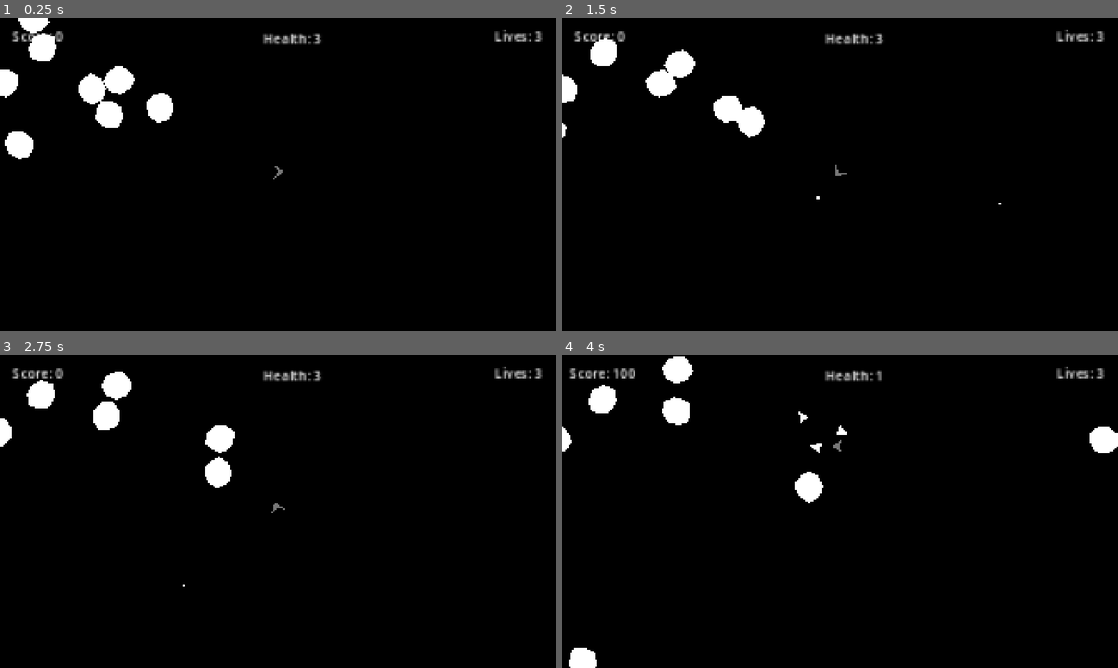
Above: before the commit, frames 1-4 (two rows, left to right).
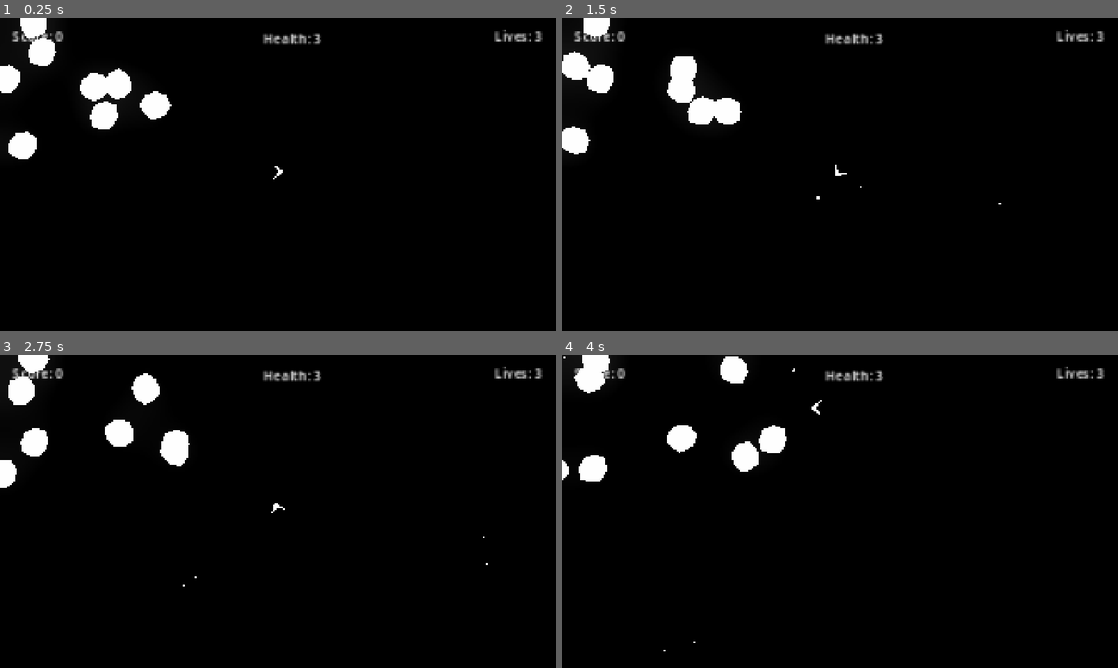
Above: after the commit, the same moments.

Repository: Sunny-Days-Ahead/asteroids
Game: Godot game, scene res://main.tscn
Two runs of this game, one before a commit and one after it. Both use one fixed random seed, a clock stepped at 60 frames per second and the inputs below.
Inputs:
- Up to frame 1 (0.25 s): no input
- Up to frame 2 (1.5 s): hold Right (right) 0.53-1.28 s; tap Space (shoot) at 0.6, 1.35 s; hold S (down) from 1.28 s (still down)
- Up to frame 3 (2.75 s): release S (down) at 2.03 s; hold Right (right) from 2.03 s (still down); tap Space (shoot) at 2.1 s
- Up to frame 4 (4 s): release Right (right) at 2.78 s; hold W (up) 2.78-3.53 s; tap Space (shoot) at 2.85, 3.6 s; hold A (left) from 3.53 s (still down)

The runs differ from the first frame. In frame 1, 1.0% of the frame differs, in the area x 0-51%, y 0-52%; in frame 2, 3.3%; in frame 3, 4.1%; in frame 4, 4.9%, in the area x 0-100%, y 0-100%.

Commit message:
particles babey

Diff:
--- a/actors/big_asteroid/big_asteroid.gd
+++ b/actors/big_asteroid/big_asteroid.gd
@@ -6,6 +6,7 @@
 var heading : Vector2
 var screen_size : Vector2
 
+@onready var explosion = $Explosion
 @export var small_asteroid : PackedScene
 
 signal score_100
@@ -22,7 +23,7 @@
 	global_position = Vector2 (randx, randy)
 
 	speed = randi_range(-100, 100)
-	rotation_speed = randi_range(-10,10)
+	rotation_speed = randi_range(-3,3)
 	screen_size = get_viewport_rect().size
 	angle = randi_range(0, 360)
 	heading = Vector2.from_angle(deg_to_rad(angle))
@@ -40,14 +41,13 @@
 		position.x = 2020
 	if position.y < -100:
 		position.y = 1180
-	#position.x = wrapf(position.x, 0, screen_size.x)
-	#position.y = wrapf(position.y, 0, screen_size.y)
-	move_and_collide(heading)
 
 
 func _on_area_2d_area_shape_entered(area_rid: RID, area: Area2D, area_shape_index: int, local_shape_index: int) -> void:
 	score_100.emit(self) ##Return the name of the node with the signal
 
+	#Trigger the one-shot emission so they naturally decay
+
 
 func _on_score_50():
 	score_50.emit()
--- a/actors/big_asteroid/big_asteroid.tscn
+++ b/actors/big_asteroid/big_asteroid.tscn
@@ -2,6 +2,7 @@
 
 [ext_resource type="Script" uid="uid://cflrad77f8ab8" path="res://actors/big_asteroid/big_asteroid.gd" id="1_g6hak"]
 [ext_resource type="PackedScene" uid="uid://dpyccb5hlri6e" path="res://actors/small_asteroid/small_asteroid.tscn" id="2_77n77"]
+[ext_resource type="Script" uid="uid://dvj5v772u8nce" path="res://actors/big_asteroid/explosion.gd" id="3_3t2ay"]
 
 [sub_resource type="CircleShape2D" id="CircleShape2D_yf5fn"]
 radius = 17.029387
@@ -25,4 +26,20 @@
 [node name="CollisionShape2D" type="CollisionShape2D" parent="." unique_id=344633587]
 shape = SubResource("CircleShape2D_yf5fn")
 
+[node name="Explosion" type="CPUParticles2D" parent="." unique_id=1771233652]
+visible = false
+amount = 50
+lifetime = 3.0
+preprocess = 0.96
+explosiveness = 1.0
+randomness = 1.0
+spread = 180.0
+gravity = Vector2(0, 0)
+initial_velocity_min = 56.28
+initial_velocity_max = 56.28
+script = ExtResource("3_3t2ay")
+
+[node name="ExpiryCountdown" type="Timer" parent="Explosion" unique_id=187068374]
+
 [connection signal="area_shape_entered" from="Area2D" to="." method="_on_area_2d_area_shape_entered"]
+[connection signal="timeout" from="Explosion/ExpiryCountdown" to="Explosion" method="_on_expiry_countdown_timeout"]
--- /dev/null
+++ b/actors/big_asteroid/explosion.gd
@@ -0,0 +1,6 @@
+extends CPUParticles2D
+
+
+
+func _on_expiry_countdown_timeout() -> void:
+	queue_free()
--- /dev/null
+++ b/actors/laser/cpu_particles_2d.gd
@@ -0,0 +1,8 @@
+extends CPUParticles2D
+
+
+
+
+func _on_expiry_countdown_timeout() -> void:
+	print("test")
+	queue_free()
--- a/actors/laser/laser.gd
+++ b/actors/laser/laser.gd
@@ -4,6 +4,9 @@
 var speed = 600
 var velocity = 0.0
 var ship_velocity : Vector2 = Vector2.ZERO
+
+
+@onready var particles = $CPUParticles2D
 
 # Called when the node enters the scene tree for the first time.
 func _ready() -> void:
@@ -28,7 +31,17 @@
 	if position.y < -100:
 		position.y = 1180
 	await get_tree().create_timer(1.2).timeout
+	#Take particles out of the current node tree
+	$CPUParticles2D/ExpiryCountdown.start()
+	remove_child(particles)
+	get_tree().get_root().add_child(particles)
+	#Trigger the one-shot emission so they naturally decay
+	particles.emitting = true
 	queue_free()
-
 func _on_area_entered(area: Area2D) -> void:
+	$CPUParticles2D/ExpiryCountdown.start()
+	remove_child(particles)
+	get_tree().get_root().add_child(particles)
+	#Trigger the one-shot emission so they naturally decay
+	particles.emitting = true
 	queue_free()
--- a/actors/laser/laser.tscn
+++ b/actors/laser/laser.tscn
@@ -1,6 +1,7 @@
 [gd_scene format=3 uid="uid://bsoxke8p2ao05"]
 
 [ext_resource type="Script" uid="uid://bvoyojdcwdly7" path="res://actors/laser/laser.gd" id="1_gj7jk"]
+[ext_resource type="Script" uid="uid://d1k0dmxcl64je" path="res://actors/laser/cpu_particles_2d.gd" id="2_wxu1n"]
 
 [sub_resource type="CapsuleShape2D" id="CapsuleShape2D_g4v7s"]
 radius = 2.0
@@ -17,4 +18,23 @@
 [node name="CollisionShape2D" type="CollisionShape2D" parent="." unique_id=878724709]
 shape = SubResource("CapsuleShape2D_g4v7s")
 
+[node name="CPUParticles2D" type="CPUParticles2D" parent="." unique_id=458754949]
+amount = 30
+emission_shape = 4
+emission_points = PackedVector2Array(0, 0, 0, 0)
+emission_colors = PackedColorArray()
+direction = Vector2(0, 0)
+spread = 180.0
+gravity = Vector2(0, 0)
+initial_velocity_min = 14.85
+initial_velocity_max = 14.85
+angular_velocity_min = -720.0
+angular_velocity_max = 720.0
+script = ExtResource("2_wxu1n")
+
+[node name="ExpiryCountdown" type="Timer" parent="CPUParticles2D" unique_id=919230630]
+wait_time = 3.0
+one_shot = true
+
 [connection signal="area_entered" from="." to="." method="_on_area_entered"]
+[connection signal="timeout" from="CPUParticles2D/ExpiryCountdown" to="CPUParticles2D" method="_on_expiry_countdown_timeout"]
--- a/actors/player/player_ship.tscn
+++ b/actors/player/player_ship.tscn
@@ -17,7 +17,6 @@
 [node name="Polygon2D" type="Polygon2D" parent="." unique_id=1106505721]
 position = Vector2(-0.52668023, 2.511403e-07)
 scale = Vector2(0.57891786, 0.56553453)
-color = Color(0.46423507, 0.46423507, 0.46423507, 1)
 polygon = PackedVector2Array(6.583491, 2.5114028e-07, -2.1067183, -6.188482, 1.5920889, 0, -2.0469723, 6.28624)
 
 [node name="CollisionPolygon2D" type="CollisionPolygon2D" parent="." unique_id=1102551295]
--- a/actors/small_asteroid/small_asteroid.gd
+++ b/actors/small_asteroid/small_asteroid.gd
@@ -18,7 +18,7 @@
 	global_position = Vector2 (randx, randy)
 
 	speed = randi_range(-100, 100)
-	rotation_speed = randi_range(-10,10)
+	rotation_speed = randi_range(-3,3)
 	screen_size = get_viewport_rect().size
 	angle = randi_range(0, 360)
 	heading = Vector2.from_angle(deg_to_rad(angle))
--- /dev/null
+++ b/explosion.gd
@@ -0,0 +1,7 @@
+extends CPUParticles2D
+
+func _process(delta: float) -> void:
+	self.emitting = true
+
+func _on_finished() -> void:
+	queue_free()
--- /dev/null
+++ b/explosion.tscn
@@ -0,0 +1,23 @@
+[gd_scene format=3 uid="uid://chh44ag52abyq"]
+
+[ext_resource type="Script" uid="uid://cto85sqqwfco3" path="res://explosion.gd" id="1_q7epf"]
+
+[node name="explosion" type="CPUParticles2D" unique_id=414958821]
+emitting = false
+amount = 50
+lifetime = 3.0
+one_shot = true
+explosiveness = 1.0
+randomness = 1.0
+emission_shape = 1
+emission_sphere_radius = 1.0
+direction = Vector2(0, 0)
+spread = 180.0
+gravity = Vector2(0, 0)
+initial_velocity_min = 316.02
+initial_velocity_max = 316.02
+script = ExtResource("1_q7epf")
+
+[node name="Timer" type="Timer" parent="." unique_id=1691589743]
+
+[connection signal="finished" from="." to="." method="_on_finished"]
--- a/main.gd
+++ b/main.gd
@@ -3,6 +3,7 @@
 var player_score
 var big_asteroid = preload("res://actors/big_asteroid/big_asteroid.tscn")
 var small_asteroid = preload("res://actors/small_asteroid/small_asteroid.tscn")
+var explosion = preload("res:///explosion.tscn")
 
 @export var asteroid_container : Node
 
@@ -20,6 +21,10 @@
 	if player_health == 0 :
 		var length = get_viewport().size.y
 		var width = get_viewport().size.x
+		var explosion_instance = explosion.instantiate()
+		asteroid_container.add_child(explosion_instance)
+		explosion_instance.global_position = $PlayerShip.global_position
+		await get_tree().process_frame
 		player_lives -= 1
 		$HUD/Control/MarginContainer/PlayerLives.text = "Lives: " + str(player_lives)
 		player_health = 3
@@ -31,6 +36,9 @@
 
 func _on_score_100(hit_asteroid) -> void:
 	player_score += 100
+	var explosion_instance = explosion.instantiate()
+	asteroid_container.add_child(explosion_instance)
+	explosion_instance.global_position = hit_asteroid.global_position
 	$HUD/Control/MarginContainer2/PlayerScore.text = "Score: " + str(player_score)
 	spawn_small_asteroid(hit_asteroid.global_position.x, hit_asteroid.global_position.y + 50)
 	spawn_small_asteroid(hit_asteroid.global_position.x + 50, hit_asteroid.global_position.y)
@@ -39,6 +47,9 @@
 
 func _on_score_50(hit_asteroid) -> void:
 	player_score += 50
+	var explosion_instance = explosion.instantiate()
+	asteroid_container.add_child(explosion_instance)
+	explosion_instance.global_position = hit_asteroid.global_position
 	$HUD/Control/MarginContainer2/PlayerScore.text = "Score: " + str(player_score)
 	hit_asteroid.queue_free()
 
--- a/main.tscn
+++ b/main.tscn
@@ -2,10 +2,19 @@
 
 [ext_resource type="PackedScene" uid="uid://cwive73pkfkja" path="res://actors/player/player_ship.tscn" id="1_ig7tw"]
 [ext_resource type="Script" uid="uid://bgwwbms7eommy" path="res://main.gd" id="1_lquwl"]
+[ext_resource type="PackedScene" uid="uid://chh44ag52abyq" path="res://explosion.tscn" id="2_h2yge"]
+
+[sub_resource type="Environment" id="Environment_yf21c"]
+background_mode = 3
+glow_enabled = true
+glow_intensity = 1.7
+glow_strength = 1.05
+glow_bloom = 0.12
 
 [node name="main" type="Node2D" unique_id=941547634 node_paths=PackedStringArray("asteroid_container")]
 script = ExtResource("1_lquwl")
 asteroid_container = NodePath("AsteroidContainer")
+explosion = ExtResource("2_h2yge")
 
 [node name="HUD" type="Node" parent="." unique_id=65225613]
 
@@ -72,6 +81,9 @@
 offset_bottom = 1080.0
 color = Color(0, 0, 0, 1)
 
+[node name="WorldEnvironment" type="WorldEnvironment" parent="Background" unique_id=1356209322]
+environment = SubResource("Environment_yf21c")
+
 [node name="PlayerShip" parent="." unique_id=802837724 instance=ExtResource("1_ig7tw")]
 position = Vector2(956.9999, 530)
 
--- a/project.godot
+++ b/project.godot
@@ -20,6 +20,10 @@
 window/size/viewport_height=1080
 window/stretch/mode="canvas_items"
 window/stretch/aspect="expand"
+
+[editor]
+
+movie_writer/movie_file="/Users/sunny/Desktop/asteroids/movie.mp4"
 
 [input]
 
@@ -66,3 +70,4 @@
 [rendering]
 
 rendering_device/driver.windows="d3d12"
+viewport/hdr_2d=true
Not shown, added: actors/big_asteroid/explosion.gd.uid
Not shown, added: actors/laser/cpu_particles_2d.gd.uid
Not shown, added: explosion.gd.uid
Not shown, added: export_presets.cfg
Not shown, added: .DS_Store
Not shown, added: asteroids.zip
